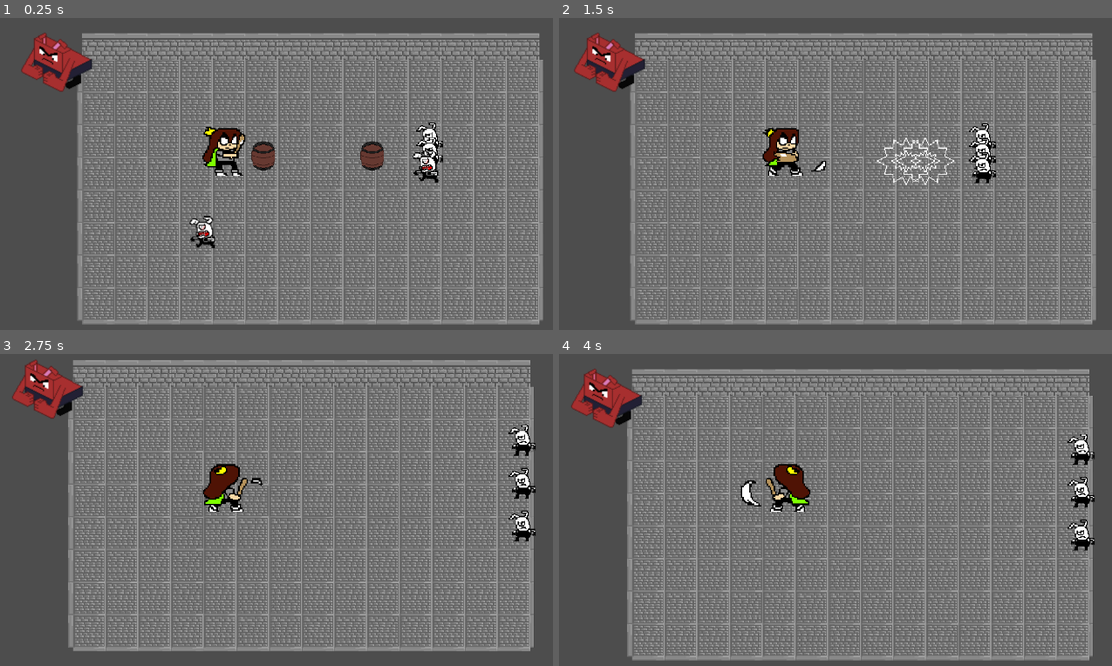
Above: before the commit, frames 1-4 (two rows, left to right).
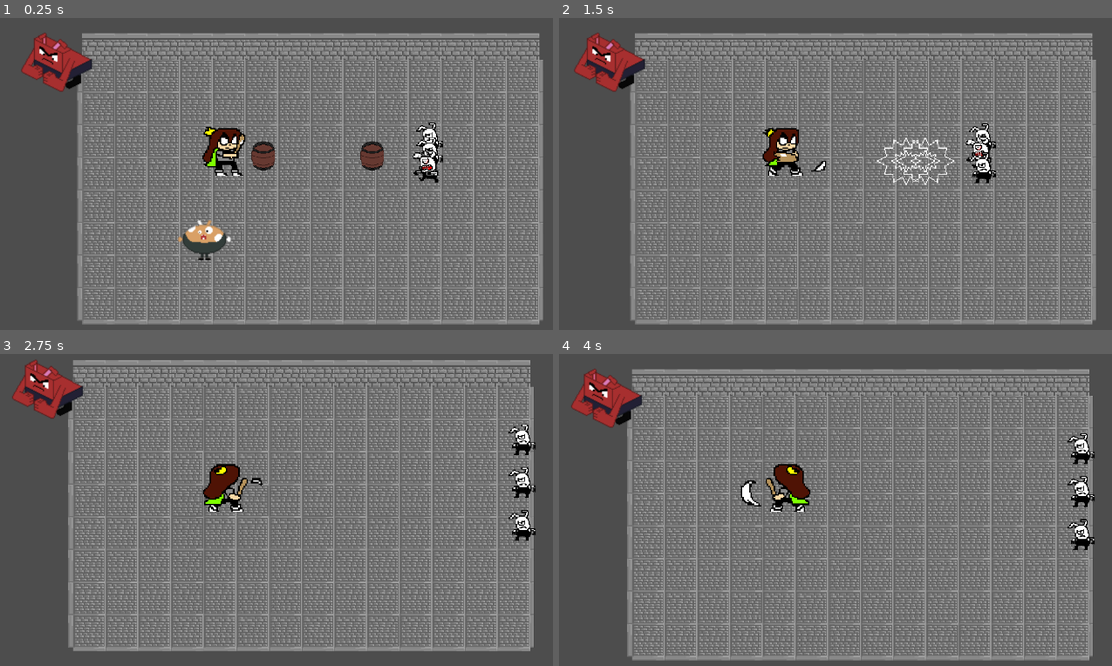
Above: after the commit, the same moments.

Repository: Megameca04/Proyecto_Cuki
Game: Godot game, scene res://Pruebas.tscn
Same seed, same stepped clock (60 frames per second), same inputs: the game is played once before the commit and once after it.
Inputs:
- Up to frame 1 (0.25 s): no input
- Up to frame 2 (1.5 s): hold Right (ui_right) 0.53-1.28 s; hold Z (Atacar) 0.53-1.28 s; hold Down (ui_down) from 1.28 s (still down); tap X (Dash) at 1.35 s
- Up to frame 3 (2.75 s): release Down (ui_down) at 2.03 s; hold Right (ui_right) from 2.03 s (still down); hold Z (Atacar) from 2.03 s (still down)
- Up to frame 4 (4 s): release Right (ui_right) at 2.78 s; release Z (Atacar) at 2.78 s; hold Up (ui_up) 2.78-3.53 s; tap X (Dash) at 2.85 s; hold Left (ui_left) from 3.53 s (still down); hold Z (Atacar) from 3.53 s (still down)

The runs differ from the first frame. In frame 1, 0.7% of the frame differs, in the area x 32-42%, y 63-78%; in frame 2, 0.2%; in frame 3, 0.4%; in frame 4, 0.4%.

Commit message:
Explosive enemy with animation and animation with the explosion coordinated

Diff:
--- a/Cuki-Clash of the Kuins/Entidades/explosive_eater.tscn
+++ b/Cuki-Clash of the Kuins/Entidades/explosive_eater.tscn
@@ -1,15 +1,15 @@
-[gd_scene load_steps=15 format=3 uid="uid://c66oom3xhf7kf"]
+[gd_scene load_steps=16 format=3 uid="uid://c66oom3xhf7kf"]
 
-[ext_resource type="Texture2D" uid="uid://0ettfhn1kxgs" path="res://Sprites/Enemigos/Rabion.PNG" id="1_bgtuv"]
 [ext_resource type="Script" path="res://Scripts/ExplosiveEater.gd" id="1_njnlc"]
 [ext_resource type="PackedScene" uid="uid://fyyh6totk12a" path="res://Objetos/Salud.tscn" id="2_7w504"]
+[ext_resource type="Texture2D" uid="uid://q367cv8ywqsc" path="res://Sprites/Enemigos/Bun.png" id="2_oe7r6"]
 [ext_resource type="PackedScene" uid="uid://dljqaqas8it2e" path="res://Objetos/CukiHealthbar.tscn" id="3_8p41f"]
 
 [sub_resource type="CircleShape2D" id="CircleShape2D_obhf7"]
 radius = 16.0
 
-[sub_resource type="Animation" id="2"]
-resource_name = "Movin"
+[sub_resource type="Animation" id="Animation_6gsob"]
+resource_name = "Empty"
 tracks/0/type = "value"
 tracks/0/imported = false
 tracks/0/enabled = true
@@ -17,15 +17,14 @@
 tracks/0/interp = 1
 tracks/0/loop_wrap = true
 tracks/0/keys = {
-"times": PackedFloat32Array(0, 0.5),
-"transitions": PackedFloat32Array(1, 1),
+"times": PackedFloat32Array(0, 0.4, 0.8),
+"transitions": PackedFloat32Array(1, 1, 1),
 "update": 1,
-"values": [1, 2]
+"values": [0, 0, 0]
 }
 
-[sub_resource type="Animation" id="3"]
-resource_name = "Stay"
-length = 0.5
+[sub_resource type="Animation" id="Animation_kiem2"]
+resource_name = "Full"
 tracks/0/type = "value"
 tracks/0/imported = false
 tracks/0/enabled = true
@@ -33,16 +32,46 @@
 tracks/0/interp = 1
 tracks/0/loop_wrap = true
 tracks/0/keys = {
-"times": PackedFloat32Array(0),
+"times": PackedFloat32Array(0.1, 0.5, 0.9),
+"transitions": PackedFloat32Array(1, 1, 1),
+"update": 1,
+"values": [1, 1, 1]
+}
+
+[sub_resource type="Animation" id="Animation_h5ace"]
+resource_name = "Explode"
+tracks/0/type = "value"
+tracks/0/imported = false
+tracks/0/enabled = true
+tracks/0/path = NodePath("Sprite2D:frame")
+tracks/0/interp = 1
+tracks/0/loop_wrap = true
+tracks/0/keys = {
+"times": PackedFloat32Array(0.1),
 "transitions": PackedFloat32Array(1),
 "update": 1,
-"values": [0]
+"values": [2]
+}
+tracks/1/type = "method"
+tracks/1/imported = false
+tracks/1/enabled = true
+tracks/1/path = NodePath(".")
+tracks/1/interp = 1
+tracks/1/loop_wrap = true
+tracks/1/keys = {
+"times": PackedFloat32Array(0.8),
+"transitions": PackedFloat32Array(1),
+"values": [{
+"args": [],
+"method": &"attackPlayer"
+}]
 }
 
 [sub_resource type="AnimationLibrary" id="AnimationLibrary_r8y8g"]
 _data = {
-"Movin": SubResource("2"),
-"Stay": SubResource("3")
+"Empty": SubResource("Animation_6gsob"),
+"Explode": SubResource("Animation_h5ace"),
+"Full": SubResource("Animation_kiem2")
 }
 
 [sub_resource type="CircleShape2D" id="CircleShape2D_7ydt5"]
@@ -83,10 +112,8 @@
 shape = SubResource("CircleShape2D_obhf7")
 
 [node name="Sprite2D" type="Sprite2D" parent="."]
-texture = ExtResource("1_bgtuv")
+texture = ExtResource("2_oe7r6")
 hframes = 3
-vframes = 2
-frame = 1
 
 [node name="AnimationPlayer" type="AnimationPlayer" parent="."]
 libraries = {
--- a/Cuki-Clash of the Kuins/Scripts/ExplosiveEater.gd
+++ b/Cuki-Clash of the Kuins/Scripts/ExplosiveEater.gd
@@ -1,6 +1,6 @@
 extends CharacterBody2D
 
-enum ExplosiveEaterState { Chill, SearchingBarrel, Pursuing }
+enum ExplosiveEaterState { Chill, SearchingBarrel, Pursuing, Exploding }
 var Cuki = null
 var CukiOnAttackRange = null
 var barrelToGet = null
@@ -20,16 +20,35 @@
 	health.initialize()
 
 func _process(delta):
-	pass
+	animationFace()
 
 func _physics_process(delta):
 	explosiveEaterMovement()
+
+func animationFace():
+	if movement.x <= 1:
+		$Sprite2D.scale.x = -1
+		$CollisionShape2D.scale.x = -1
+	elif movement.x >= -1:
+		$Sprite2D.scale.x = 1
+		$CollisionShape2D.scale.x = 1
+
+func stateAndAnimationChange(bunState):
+	state = bunState
+	if bunState == ExplosiveEaterState.Chill || bunState == ExplosiveEaterState.SearchingBarrel:
+		$AnimationPlayer.play("Empty")
+	if bunState == ExplosiveEaterState.Pursuing:
+		$AnimationPlayer.play("Full")
+	if bunState == ExplosiveEaterState.Exploding:
+		$AnimationPlayer.play("Explode")
 
 func explosiveEaterMovement():
 	if state == ExplosiveEaterState.Pursuing:
 		movement = position.direction_to(Cuki.position)
 	if state == ExplosiveEaterState.SearchingBarrel && barrelToGet != null:
 		movement = position.direction_to(barrelToGet.position)
+	if state == ExplosiveEaterState.Exploding:
+		movement = Vector2.ZERO
 	set_velocity(movement * explosiveEaterSpeed)
 	move_and_slide()
 	movement = velocity
@@ -41,7 +60,7 @@
 		if barrel.global_position.distance_to(self.global_position) < distanceToBarrel:
 			distanceToBarrel = barrel.global_position.distance_to(self.global_position)
 			barrelToGet = barrel
-	state = ExplosiveEaterState.SearchingBarrel
+	stateAndAnimationChange(ExplosiveEaterState.SearchingBarrel)
 
 func attackPlayer():
 	var atk = ATTACK.instantiate()
@@ -51,7 +70,7 @@
 	self.queue_free()
 
 func eatBarrel(body):
-	state = ExplosiveEaterState.Pursuing
+	stateAndAnimationChange(ExplosiveEaterState.Pursuing)
 	body.queue_free()
 
 func _on_vision_field_body_entered(body):
@@ -60,11 +79,11 @@
 		checkClosestBarrel()
 
 func _on_hitbox_body_entered(body):
-	if body.is_in_group("Barrels") && ExplosiveEaterState.SearchingBarrel:
+	if body.is_in_group("Barrels") && state == ExplosiveEaterState.SearchingBarrel:
 		eatBarrel(body)
 	if body.get_name() == "Cuki" && state == ExplosiveEaterState.Pursuing:
-		attackPlayer()
+		stateAndAnimationChange(ExplosiveEaterState.Exploding)
 
 func _on_attack_area_body_entered(body):
 	if body.get_name() == "Cuki" && state == ExplosiveEaterState.Pursuing:
-		attackPlayer()
+		stateAndAnimationChange(ExplosiveEaterState.Exploding)
Not shown: 2 places in Cuki-Clash of the Kuins/Entidades/Cuki.tscn that only renumber resources
Not shown: 2 places in Cuki-Clash of the Kuins/Entidades/Rabion.tscn that only renumber resources
Not shown: 2 places in Cuki-Clash of the Kuins/Entidades/blonk.tscn that only renumber resources
Not shown: 2 places in Cuki-Clash of the Kuins/Entidades/explosive_eater.tscn that only renumber resources
